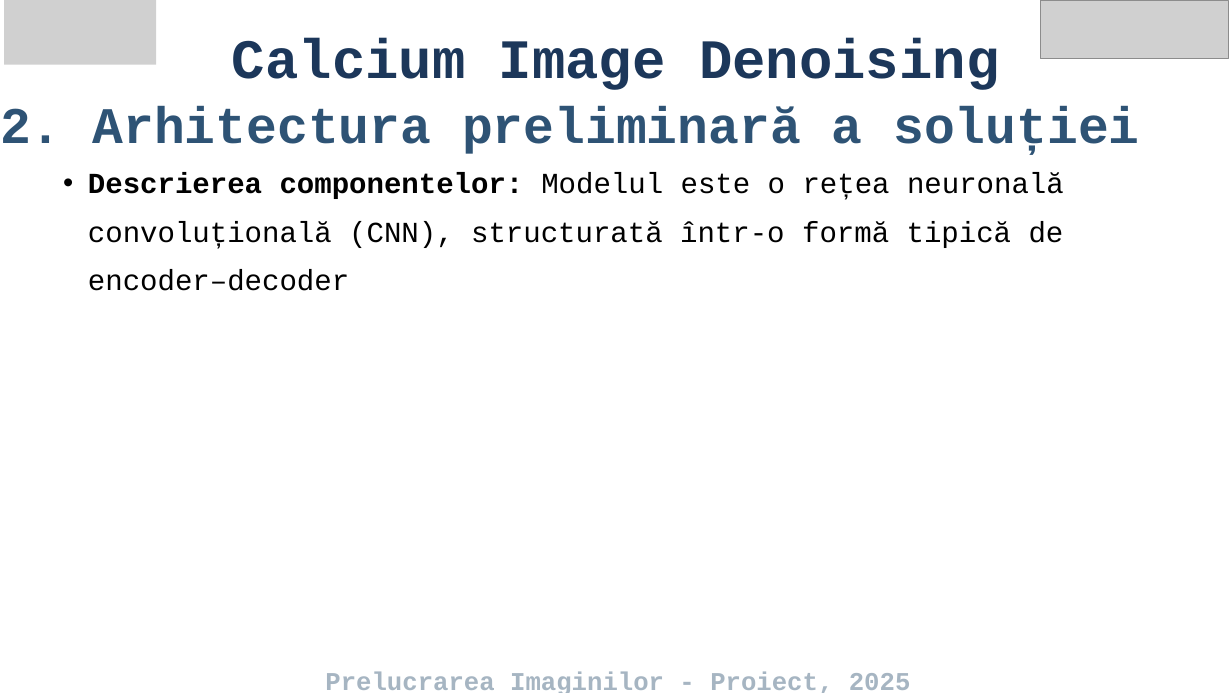
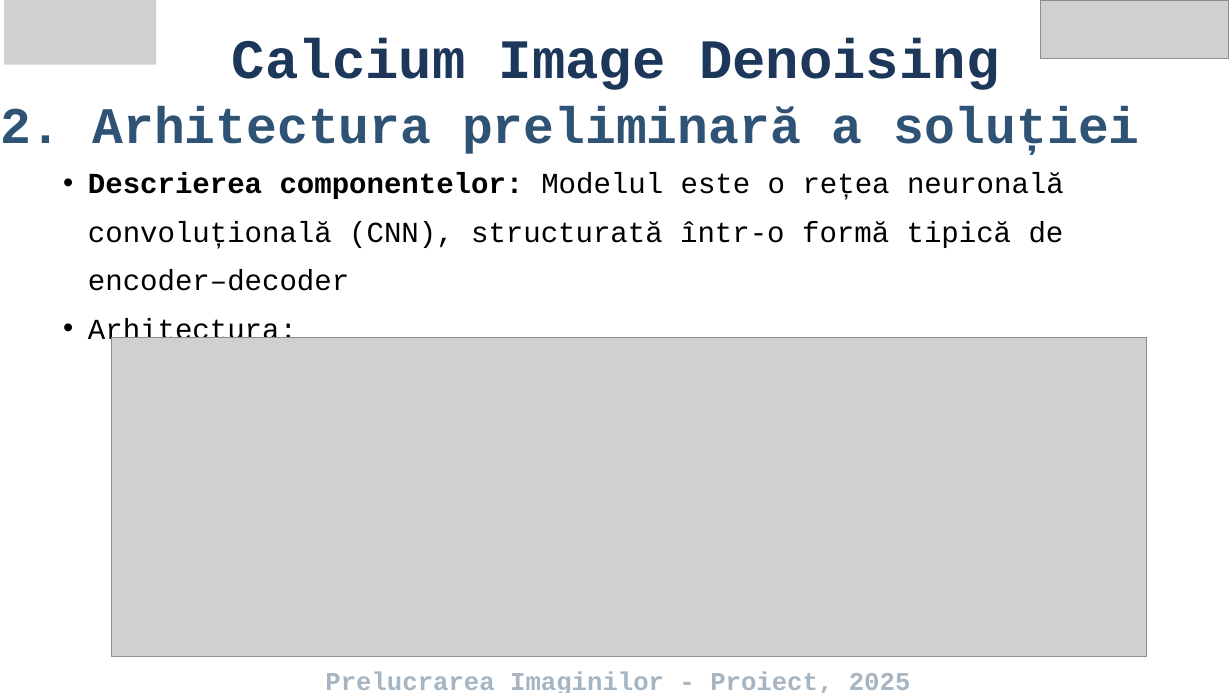
Before and after one commit to gsg211/CalciumDenoising, a slide deck: slide 3 of Calcium Image Denoising.pptx. Drawn at 1232x693 pixels with LibreOffice and Linux fonts; fonts in the diff are those of the drawing; grey boxes stand for pictures. Boxes give left, top, right and bottom in pixels: in the first picture for what was removed or moved away, otherwise in the second. Text is boxed around its words. In the diff, an @@ line names an element or a change of style, - is before the commit and + after.

```diff
--- a/Calcium Image Denoising.pptx
+++ b/Calcium Image Denoising.pptx
@@ text at box(88, 318, 297, 347): paragraph added @@
+  • Arhitectura:
@@ picture added at box(111, 337, 1146, 656) @@
```
Also in this commit, not shown: 4 other slides changed.
